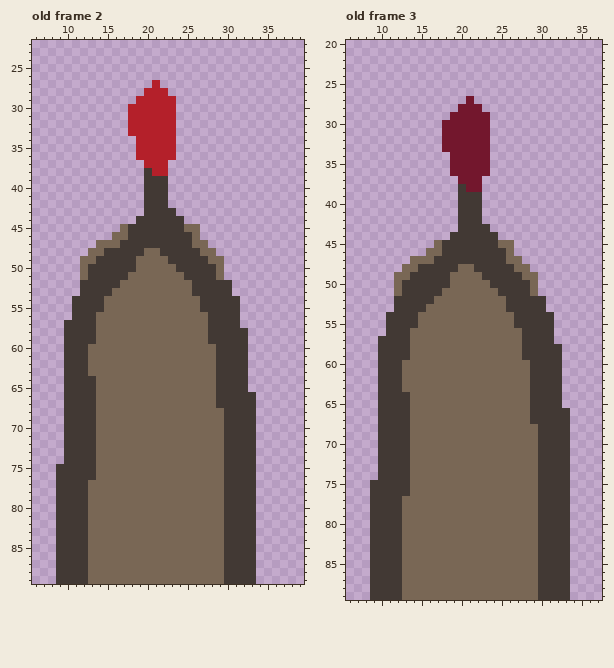
Pixel-art file: GEODE/Assets/Sprites/StructureSprites/Towers/RenthiteAttackTower.aseprite. Above: the version before the commit.
138x90 pixels, 3 frames. Shown: old frame 2: x 6..39, y 22..89; old frame 3: x 6..37, y 20..89. The commit also changed other frames, which this record leaves out.
Once edited:
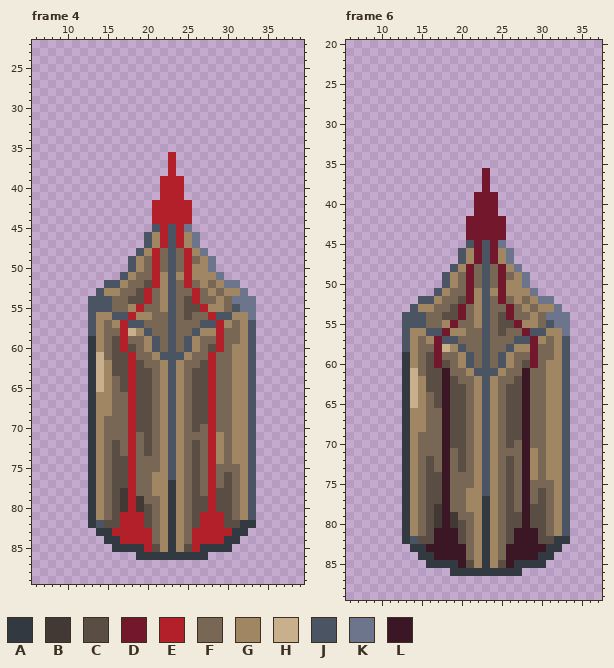
Palette (. is transparent): A #333941  B #423934  C #5a4e44  D #73172d  E #b4202a  F #796755  G #a08662  H #c7b08b  J #4a5462  K #6d758d  L #3b1725
A new or re-ordered frame is compared with the old frame closest to it.
Changes in this commit:
frames 3 -> 7
Changed rows in their new state; - is an unchanged pixel.
Frame 4 is new; against old frame 2, layer "Layer 1":
first column x 9:
27 ------------.------------
28 -----------...-----------
29 ----------.....----------
30 ---------......----------
31 ---------......----------
32 ---------......----------
33 ---------......----------
34 ----------.....----------
35 ----------.....----------
36 ----------....-----------
37 -----------...E----------
38 -----------...E----------
39 -----------..EEE---------
40 -----------..EEE---------
41 -----------..EEE---------
42 -----------.EEEEE--------
43 -----------.EEEEE--------
44 ----------..EEEEE--------
45 --------....JEJEK.-------
46 -------....JGEJEGK-------
47 -----......JGEJEGK.------
48 ----......JGEFJFEGK.-----
49 ---......JG-E-JFEFGK.----
50 ---......JG-E-JFEGGK.----
51 ---.....JG--EGJGEGGGK----
52 ---...JJG--CEGJ-EFGFGKK--
53 ---..JGG--CE-GJ--EFGFGGK-
54 --..JJJ--CCE-GJ-CEFFGFKKK
55 --..JJJ--GE--GJ-CCEGGFJKK
56 --..JGGJJEGG--J-C--EJJGGK
57 -...JG-GEJJ---J---JJEGFGJ
58 -...JG--EHGJ--J--JGGEFFGJ
59 -...AG-CE--GJ-J-JG-FEFFGJ
60 -...AG-CEC-GJ-J-JG-CEFGGJ
61 -...AH-CCE--GJJJG--EFFGGJ
62 -...AHGCCEC--GJG--CEFFGGJ
63 -...AHGCCECC-GJG-CCEFFGGJ
64 -...AHG-CECC-GJG-CCEFFGGJ
65 -...AHG-CECC-GJG-CCEFFGGJ
66 -...AGG--ECC-GJG-CCEFFGGJ
67 -...AGG--ECC-GJG-CCEFFGGJ
68 -...AGG--ECC-GJG-CCE-FGGJ
69 -...AG---ECC-GJG-CCE-FGGJ
70 -...AG---ECC-GJG-C-E-FGGJ
71 -...AG---E-C-GJG---EGFGGJ
72 -...AG-C-E-C-GJG-C-EGFGGJ
73 -...AG-C-E-C-GJG-C-EGFGGJ
74 -...AG-CCE---GJG-C-EGFGGJ
75 ....AG-CCE---GJG-C-E-FFGJ
76 ....AG-CCE--GGJG-C-E-CFGJ
77 ....AG-CCE--GGAG-C-E-CFGJ
78 ....AG-CBE--GGAG-C-ECCFGJ
79 ....AG-CBEB--GAG-CCECCFGJ
80 ....AG-CBEBC-GAG-CCECCFGJ
81 ....AG-CEEEC-GAG-CEEECFGJ
82 ....AJCCEEEC-GAG-CEEECCAA
83 .....AAEEEEE-GAG-EEEEEAA.
84 ......AAEEEE-GAG-EEEEAA..
85 .......AAAAECGAGCEAAAA...
86 ..........AAAAAAAAA......
87 .........................
88 .........................
89 .........................
Frame 6 is new; against old frame 3, layer "Layer 1":
first column x 9:
27 ------------.------------
28 -----------...-----------
29 ----------.....----------
30 ---------......----------
31 ---------......----------
32 ---------......----------
33 ---------......----------
34 ----------.....----------
35 ----------.....----------
36 ----------....-----------
37 -----------...D----------
38 -----------...D----------
39 -----------..DDD---------
40 -----------..DDD---------
41 -----------..DDD---------
42 -----------.DDDDD--------
43 -----------.DDDDD--------
44 ----------..DDDDD--------
45 --------....JDJDK.-------
46 -------....JGDJDGK-------
47 -----......JGDJDGK.------
48 ----......JGDFJFDGK.-----
49 ---......JG-D-JFDFGK.----
50 ---......JG-D-JFDGGK.----
51 ---.....JG--DGJGDGGGK----
52 ---...JJG--CDGJ-DFGFGKK--
53 ---..JGG--CD-GJ--DFGFGGK-
54 --..JJJ--CCD-GJ-CDFFGFKKK
55 --..JJJ--GD--GJ-CCDGGFJKK
56 --..JGGJJDGG--J-C--DJJGGK
57 -...JG-GDJJ---J---JJDGFGJ
58 -...JG--DHGJ--J--JGGDFFGJ
59 -...AG-CD--GJ-J-JG-FDFFGJ
60 -...AG-CDC-GJ-J-JG-CDFGGJ
61 -...AH-CCL--GJJJG--LFFGGJ
62 -...AHGCCLC--GJG--CLFFGGJ
63 -...AHGCCLCC-GJG-CCLFFGGJ
64 -...AHG-CLCC-GJG-CCLFFGGJ
65 -...AHG-CLCC-GJG-CCLFFGGJ
66 -...AGG--LCC-GJG-CCLFFGGJ
67 -...AGG--LCC-GJG-CCLFFGGJ
68 -...AGG--LCC-GJG-CCL-FGGJ
69 -...AG---LCC-GJG-CCL-FGGJ
70 -...AG---LCC-GJG-C-L-FGGJ
71 -...AG---L-C-GJG---LGFGGJ
72 -...AG-C-L-C-GJG-C-LGFGGJ
73 -...AG-C-L-C-GJG-C-LGFGGJ
74 -...AG-CCL---GJG-C-LGFGGJ
75 ....AG-CCL---GJG-C-L-FFGJ
76 ....AG-CCL--GGJG-C-L-CFGJ
77 ....AG-CCL--GGAG-C-L-CFGJ
78 ....AG-CBL--GGAG-C-LCCFGJ
79 ....AG-CBLB--GAG-CCLCCFGJ
80 ....AG-CBLBC-GAG-CCLCCFGJ
81 ....AG-CLLLC-GAG-CLLLCFGJ
82 ....AJCCLLLC-GAG-CLLLCCAA
83 .....AALLLLL-GAG-LLLLLAA.
84 ......AALLLL-GAG-LLLLAA..
85 .......AAAALCGAGCLAAAA...
86 ..........AAAAAAAAA......
87 .........................
88 .........................
89 .........................
Where, in picture pixels (left, top, right, bottom), the same in both pictures:
changed: (56, 80, 256, 584)
changed: (370, 96, 570, 600)
